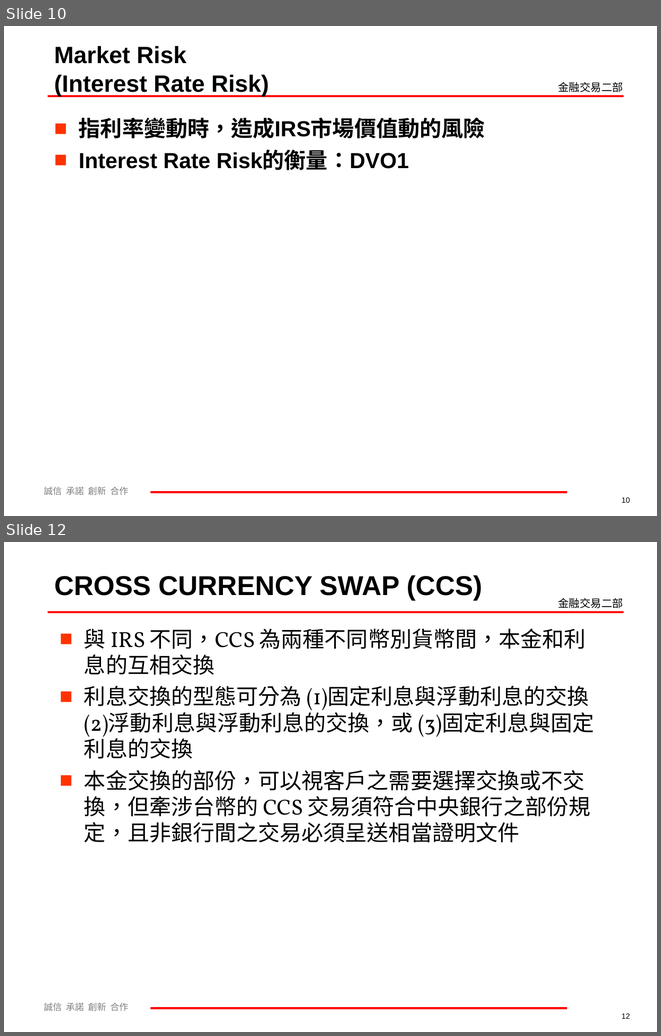
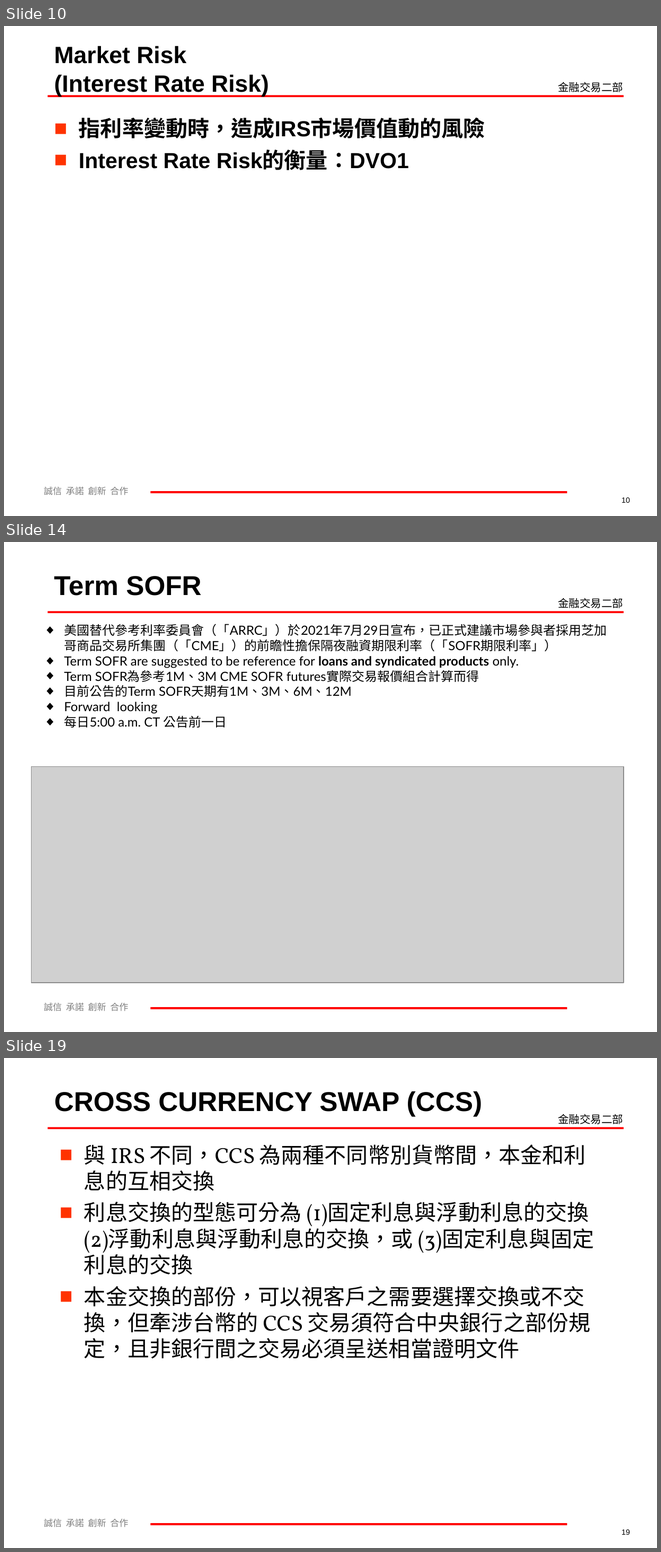
Before and after one commit to mark838308/Mark-Wang, a slide deck: 利率及衍生性商品介紹60分鐘課程.ppt. Shown one above the other, each under a label of ours: slides 10 and 12 before the commit, slides 10, 14 and 19 after it; the slides between them are not shown. The pictures are 661x1036 and 661x1552 pixels, drawn with LibreOffice and Linux fonts; fonts in the diff are those of the drawing; grey boxes stand for pictures; background and template pictures are left out. Boxes give left, top, right and bottom in pixels: in the first picture for what was removed or moved away, otherwise in the second. Text is boxed around its words. In the diff, an @@ line names an element or a change of style, - is before the commit and + after.

```diff
--- a/利率及衍生性商品介紹60分鐘課程.ppt
+++ b/利率及衍生性商品介紹60分鐘課程.ppt
@@ slide 14 added at <box>4,542,657,1032</box>, background #FFFFFF; not listed: 4 template elements that a slide beside it also shows @@
@@ text added at <box>54,576,201,596</box>, 30 pt, text #000000, bold @@
+Term SOFR
@@ text added at <box>64,624,607,728</box>, 14 pt, text #000000 @@
+◆ 美國替代參考利率委員會（「ARRC」）於2021年7月29日宣布，已正式建議市場參與者採用芝加哥商品交易所集團（「CME」）的前瞻性擔保隔夜融資期限利率（「SOFR期限利率」）
+◆ Term SOFR are suggested to be reference for loans and syndicated products only.
+◆ Term SOFR為參考1M、3M CME SOFR futures實際交易報價組合計算而得
+◆ 目前公告的Term SOFR天期有1M、3M、6M、12M
+◆ Forward looking
+◆ 每日5:00 a.m. CT 公告前一日
@@ picture added at <box>32,767,624,983</box> @@
@@ what was slide 12 is now slide 19 @@
@@ page number at <box>621,1529,630,1534</box>: text changed @@
-12
+19
```
Also in this commit, not shown: 6 slides changed, 6 other slides added.
